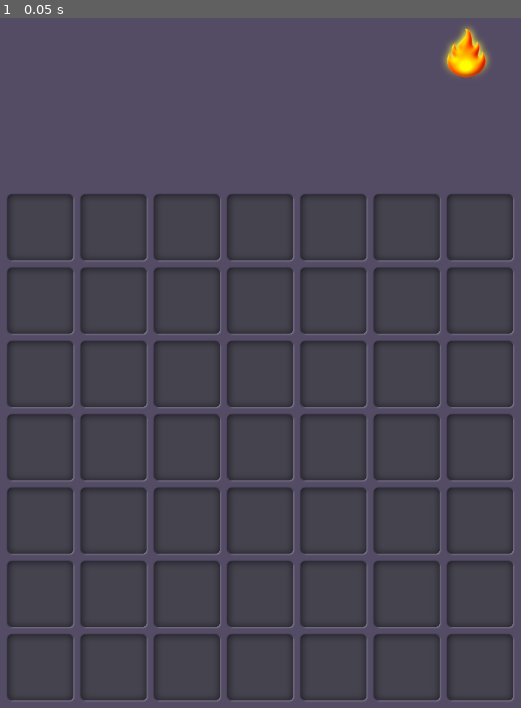
Above: before the commit, frame 1.
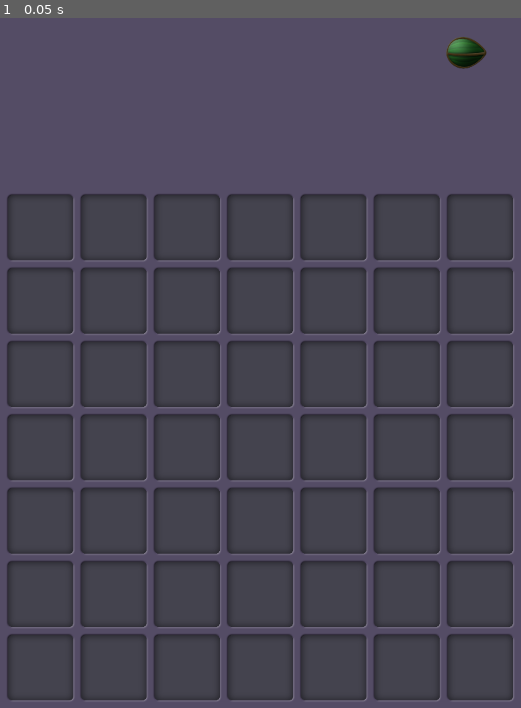
Above: after the commit, the same moment.

Repository: vibrunazo/godot-ttt
Game: Godot game, scene res://scenes/main.tscn
Two runs of this game, one before a commit and one after it. Both use one fixed random seed, a clock stepped at 60 frames per second and the inputs below.
Inputs:
- Up to frame 1 (0.05 s): no input

The runs differ from the first frame. In frame 1, 0.4% of the frame differs, in the area x 85-94%, y 1-9%.

Commit message:
3 family types, each turn pick one of 3 in order

Diff:
--- a/scenes/grid.gd
+++ b/scenes/grid.gd
@@ -11,7 +11,8 @@
 var tile_scene := preload("res://scenes/tile.tscn")
 var tex_dic := {
 	'life': [preload("res://assets/seed03.png"), preload("res://assets/leaf02.png"), preload("res://assets/tree.png")],
-	'rock': [preload("res://assets/fire.png"), preload("res://assets/steel02.png")]
+	'rock': [preload("res://assets/rock01.png"), preload("res://assets/steel02.png")],
+	'fire': [preload("res://assets/fire.png")]
 }
 export var width := 3
 export var height := 3
@@ -24,6 +25,7 @@
 # Called when the node enters the scene tree for the first time.
 func _ready():
 	build_grid()
+	update_next()
 
 
 # Called every frame. 'delta' is the elapsed time since the previous frame.
@@ -70,8 +72,12 @@
 	update_next()
 
 func update_next():
-	if (turn %2 == 0): next = 'life'
-	else: next = 'rock'
+	var keys := tex_dic.keys()
+	var size := keys.size()
+	var next_index := turn % size
+	next = keys[next_index]
+#	if (turn %2 == 0): next = 'life'
+#	else: next = 'rock'
 
 func check_win():
 	for x in width:
